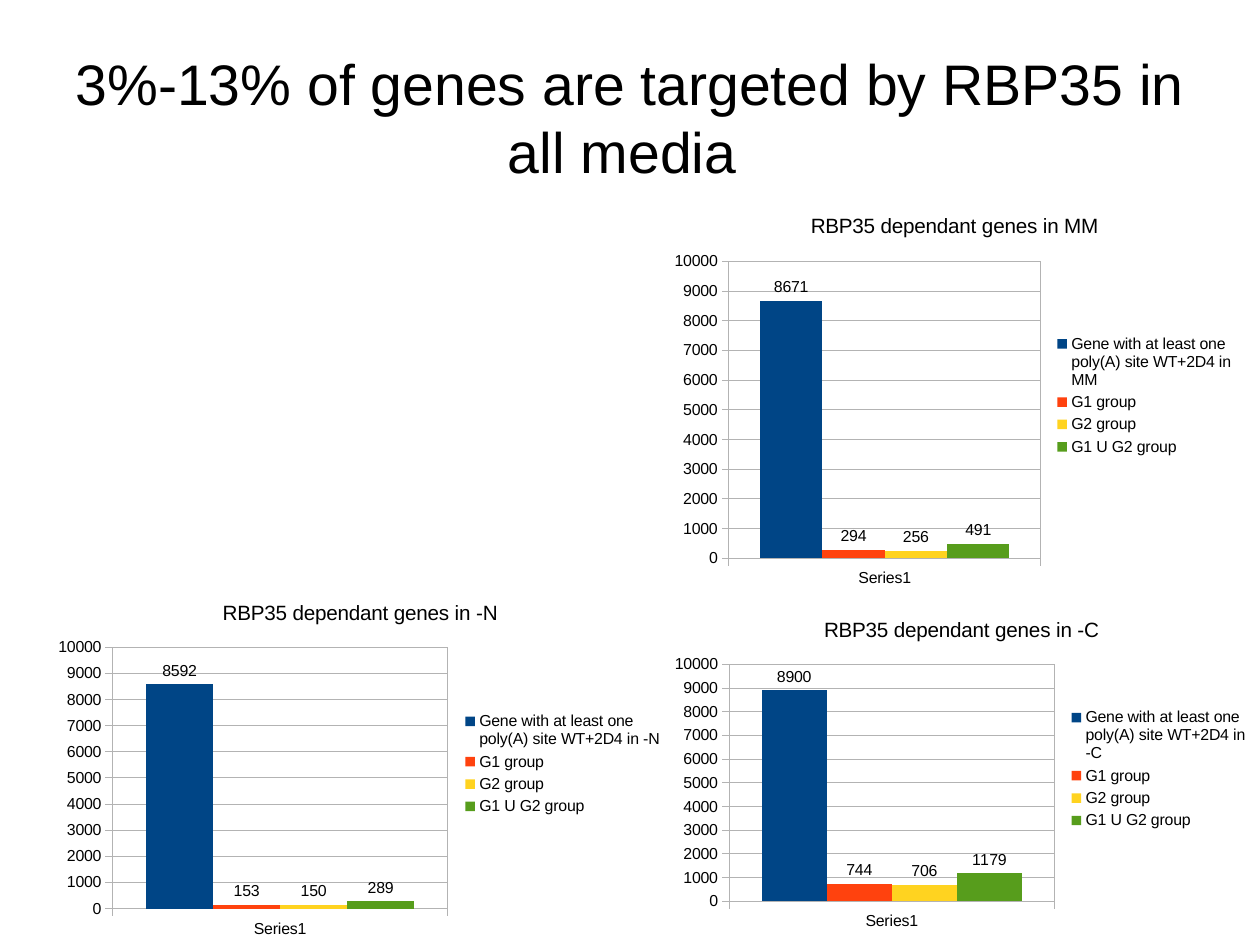
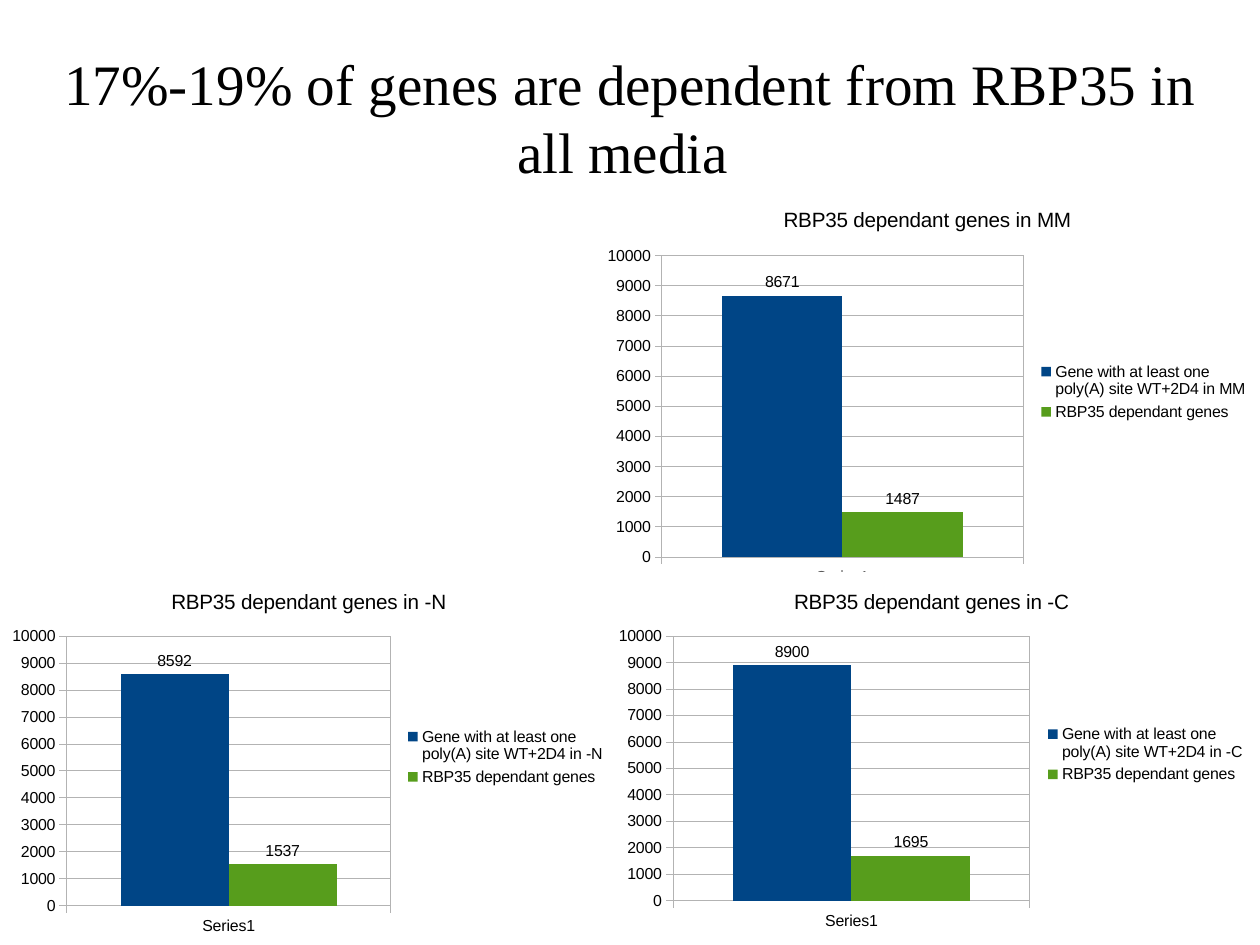
Before and after one commit to wilkinsonlab/m-oryzae-polya, a slide deck: slide 31 of doc/oryzae_presentation.odp (slide 35 before the commit). Drawn at 1260x945 pixels with LibreOffice and Linux fonts; fonts in the diff are those of the drawing. Boxes give left, top, right and bottom in pixels: in the first picture for what was removed or moved away, otherwise in the second. Text is boxed around its words. In the diff, an @@ line names an element or a change of style, - is before the commit and + after.

```diff
--- a/doc/oryzae_presentation.odp
+++ b/doc/oryzae_presentation.odp
@@ title at [64, 64, 1195, 174]: text changed; font Arial to Times New Roman @@
-3%-13% of genes are targeted by RBP35 in all media
+17%-19% of genes are dependent from RBP35 in all media
@@ column chart at [595, 190, 1260, 595] @@
-G1 group: 294
+RBP35 dependant genes: 1487
@@ colour of RBP35 dependant genes #FF420E to #579D1C @@
-G2 group: 256
-G1 U G2 group: 491
@@ column chart: place and size @@
-column chart at [663, 196, 1246, 596]
+column chart at [595, 190, 1260, 595]
@@ column chart at [0, 572, 617, 942] @@
-G1 group: 153
+RBP35 dependant genes: 1537
@@ colour of RBP35 dependant genes #FF420E to #579D1C @@
-G2 group: 150
-G1 U G2 group: 289
@@ column chart: place and size @@
-column chart at [46, 583, 675, 945]
+column chart at [0, 572, 617, 942]
@@ column chart at [606, 572, 1258, 938] @@
-G1 group: 744
+RBP35 dependant genes: 1695
@@ colour of RBP35 dependant genes #FF420E to #579D1C @@
-G2 group: 706
-G1 U G2 group: 1179
@@ column chart: place and size @@
-column chart at [663, 601, 1260, 938]
+column chart at [606, 572, 1258, 938]
```
Also in this commit, not shown: 53 other slides changed, 2 slides added, 10 slides removed, 4 other files.
